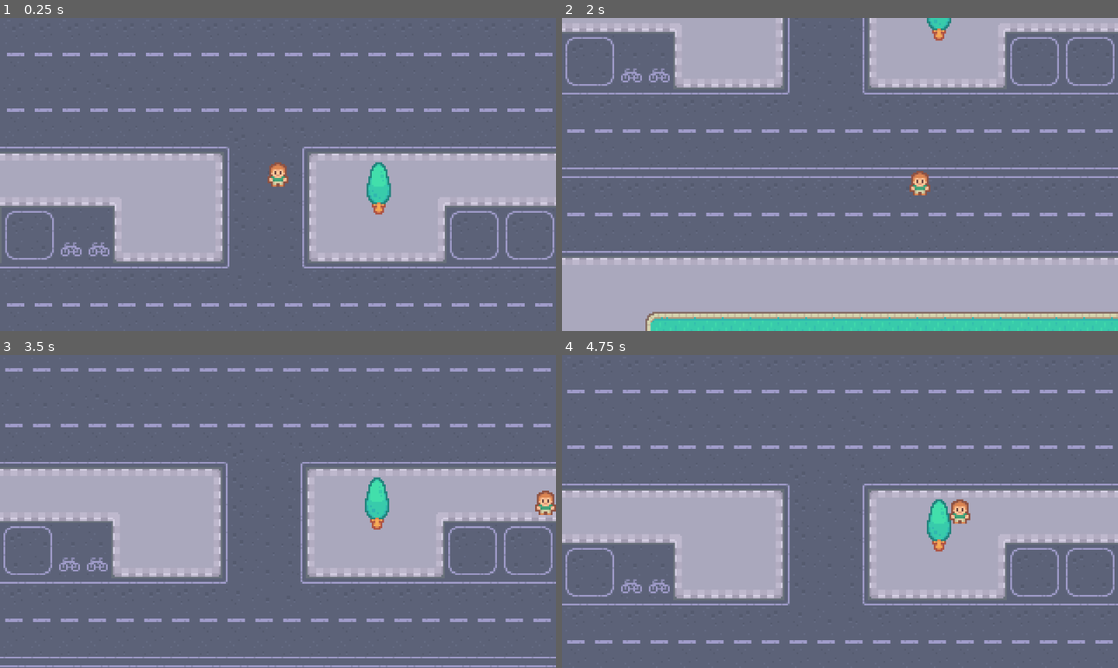
Above: before the commit, frames 1-4 (two rows, left to right).
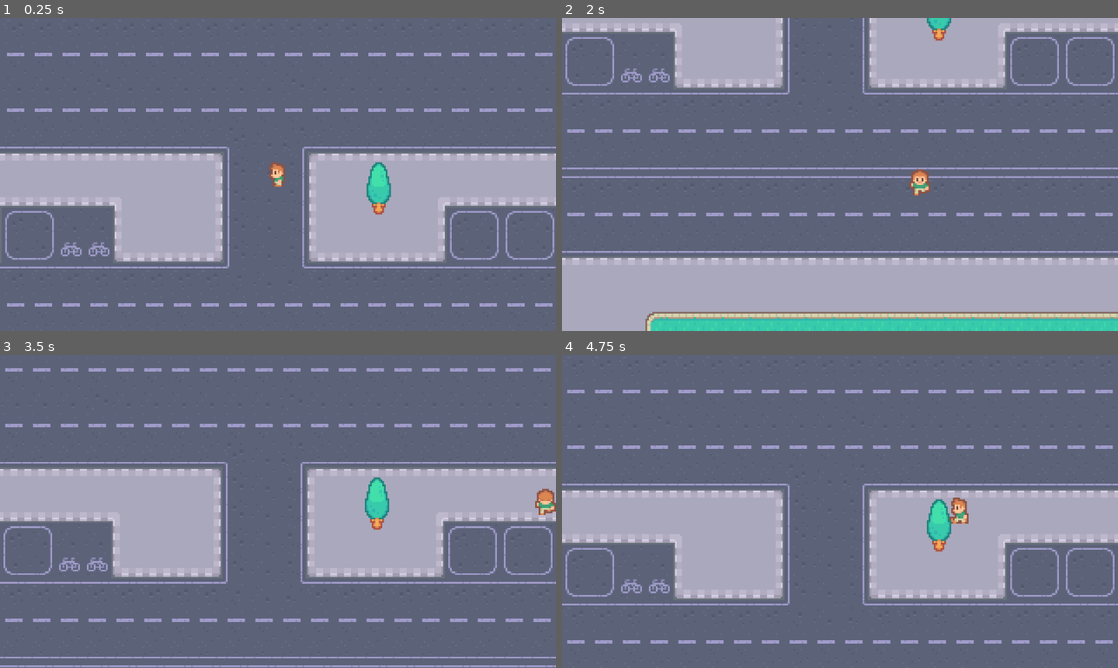
Above: after the commit, the same moments.

Repository: PatCrane/frogger_clone
Game: Godot game, scene res://scenese/game.tscn
Same seed, same stepped clock (60 frames per second), same inputs: the game is played once before the commit and once after it.
Inputs:
- Up to frame 1 (0.25 s): no input
- Up to frame 2 (2 s): tap Enter at 0.5 s; hold Right (right) 0.53-1.28 s; hold Down (down) from 1.28 s (still down)
- Up to frame 3 (3.5 s): release Down (down) at 2.03 s; hold Right (right) 2.03-2.78 s; hold Up (up) from 2.78 s (still down)
- Up to frame 4 (4.75 s): release Up (up) at 3.53 s; hold Left (left) from 3.53 s (still down)

The runs differ from the first frame. In frame 1, 0.2% of the frame differs, in the area x 48-52%, y 46-54%; in frame 2, 0.2%; in frame 3, 0.2%; in frame 4, 0.2%.

Commit message:
player movement

Diff:
--- /dev/null
+++ b/scenese/game.gd
@@ -0,0 +1,5 @@
+extends Node2D
+
+
+func _on_timer_timeout() -> void:
+	print('Timer has triggered')
--- a/scenese/game.tscn
+++ b/scenese/game.tscn
@@ -1,5 +1,6 @@
-[gd_scene load_steps=8 format=3 uid="uid://clp8hflniv2qa"]
+[gd_scene load_steps=9 format=3 uid="uid://clp8hflniv2qa"]
 
+[ext_resource type="Script" uid="uid://5e1ldmu0qd62" path="res://scenese/game.gd" id="1_imq3g"]
 [ext_resource type="Texture2D" uid="uid://doghmovcgeltw" path="res://graphics/map.png" id="1_qohxi"]
 [ext_resource type="PackedScene" uid="uid://blo7vou7veeva" path="res://scenese/player.tscn" id="2_ir3tn"]
 [ext_resource type="PackedScene" uid="uid://x5pta77tasp5" path="res://scenese/tree.tscn" id="3_ir3tn"]
@@ -17,6 +18,7 @@
 size = Vector2(399, 20)
 
 [node name="Game" type="Node2D"]
+script = ExtResource("1_imq3g")
 
 [node name="Sprite2D" type="Sprite2D" parent="."]
 texture = ExtResource("1_qohxi")
@@ -53,3 +55,9 @@
 [node name="CollisionShape2D" type="CollisionShape2D" parent="Borders/top"]
 position = Vector2(3, -330)
 shape = SubResource("RectangleShape2D_alg1t")
+
+[node name="Timer" type="Timer" parent="."]
+wait_time = 4.0
+autostart = true
+
+[connection signal="timeout" from="Timer" to="." method="_on_timer_timeout"]
--- a/scenese/player.gd
+++ b/scenese/player.gd
@@ -6,5 +6,16 @@
 func _physics_process(_delta: float) -> void:
 	direction = Input.get_vector("left", "right", "up", "down")
 	velocity = direction * speed
+	animation()
 	move_and_slide()
 	#comment
+
+func animation():
+	if direction:
+		$AnimatedSprite2D.flip_h = direction.x > 0
+		if direction.x != 0:
+			$AnimatedSprite2D.animation = 'left'
+		else:
+			$AnimatedSprite2D.animation = 'up' if direction.y < 0 else 'down'
+	else:
+		$AnimatedSprite2D.frame = 0
--- a/scenese/player.tscn
+++ b/scenese/player.tscn
@@ -1,16 +1,103 @@
-[gd_scene load_steps=4 format=3 uid="uid://blo7vou7veeva"]
+[gd_scene load_steps=14 format=3 uid="uid://blo7vou7veeva"]
 
-[ext_resource type="Texture2D" uid="uid://bkgrir378horu" path="res://graphics/player/player_simple.png" id="1_tiqlp"]
 [ext_resource type="Script" uid="uid://c7hpf8balt2eq" path="res://scenese/player.gd" id="1_vnmaj"]
+[ext_resource type="Texture2D" uid="uid://c4q6c7mxqh78h" path="res://graphics/player/player_tileset.png" id="2_vnmaj"]
 
 [sub_resource type="RectangleShape2D" id="RectangleShape2D_vnmaj"]
 size = Vector2(12, 8)
 
+[sub_resource type="AtlasTexture" id="AtlasTexture_vnmaj"]
+atlas = ExtResource("2_vnmaj")
+region = Rect2(16, 0, 16, 16)
+
+[sub_resource type="AtlasTexture" id="AtlasTexture_sw8iw"]
+atlas = ExtResource("2_vnmaj")
+region = Rect2(16, 16, 16, 16)
+
+[sub_resource type="AtlasTexture" id="AtlasTexture_ucb8g"]
+atlas = ExtResource("2_vnmaj")
+region = Rect2(16, 32, 16, 16)
+
+[sub_resource type="AtlasTexture" id="AtlasTexture_ns5mc"]
+atlas = ExtResource("2_vnmaj")
+region = Rect2(0, 0, 16, 16)
+
+[sub_resource type="AtlasTexture" id="AtlasTexture_nrt8y"]
+atlas = ExtResource("2_vnmaj")
+region = Rect2(0, 16, 16, 16)
+
+[sub_resource type="AtlasTexture" id="AtlasTexture_ib48i"]
+atlas = ExtResource("2_vnmaj")
+region = Rect2(0, 32, 16, 16)
+
+[sub_resource type="AtlasTexture" id="AtlasTexture_3amci"]
+atlas = ExtResource("2_vnmaj")
+region = Rect2(32, 0, 16, 16)
+
+[sub_resource type="AtlasTexture" id="AtlasTexture_2m77m"]
+atlas = ExtResource("2_vnmaj")
+region = Rect2(32, 16, 16, 16)
+
+[sub_resource type="AtlasTexture" id="AtlasTexture_u81fv"]
+atlas = ExtResource("2_vnmaj")
+region = Rect2(32, 32, 16, 16)
+
+[sub_resource type="SpriteFrames" id="SpriteFrames_sw8iw"]
+animations = [{
+"frames": [{
+"duration": 1.0,
+"texture": SubResource("AtlasTexture_vnmaj")
+}, {
+"duration": 1.0,
+"texture": SubResource("AtlasTexture_sw8iw")
+}, {
+"duration": 1.0,
+"texture": SubResource("AtlasTexture_vnmaj")
+}, {
+"duration": 1.0,
+"texture": SubResource("AtlasTexture_ucb8g")
+}],
+"loop": true,
+"name": &"down",
+"speed": 5.0
+}, {
+"frames": [{
+"duration": 1.0,
+"texture": SubResource("AtlasTexture_ns5mc")
+}, {
+"duration": 1.0,
+"texture": SubResource("AtlasTexture_nrt8y")
+}, {
+"duration": 1.0,
+"texture": SubResource("AtlasTexture_ns5mc")
+}, {
+"duration": 1.0,
+"texture": SubResource("AtlasTexture_ib48i")
+}],
+"loop": true,
+"name": &"left",
+"speed": 5.0
+}, {
+"frames": [{
+"duration": 1.0,
+"texture": SubResource("AtlasTexture_3amci")
+}, {
+"duration": 1.0,
+"texture": SubResource("AtlasTexture_2m77m")
+}, {
+"duration": 1.0,
+"texture": SubResource("AtlasTexture_3amci")
+}, {
+"duration": 1.0,
+"texture": SubResource("AtlasTexture_u81fv")
+}],
+"loop": true,
+"name": &"up",
+"speed": 5.0
+}]
+
 [node name="Player" type="CharacterBody2D"]
 script = ExtResource("1_vnmaj")
-
-[node name="Sprite2D" type="Sprite2D" parent="."]
-texture = ExtResource("1_tiqlp")
 
 [node name="Camera2D" type="Camera2D" parent="."]
 zoom = Vector2(4, 4)
@@ -23,3 +110,10 @@
 
 [node name="CollisionShape2D" type="CollisionShape2D" parent="."]
 shape = SubResource("RectangleShape2D_vnmaj")
+
+[node name="AnimatedSprite2D" type="AnimatedSprite2D" parent="."]
+sprite_frames = SubResource("SpriteFrames_sw8iw")
+animation = &"down"
+autoplay = "left"
+frame = 1
+frame_progress = 0.7837913
Not shown, added: scenese/game.gd.uid
